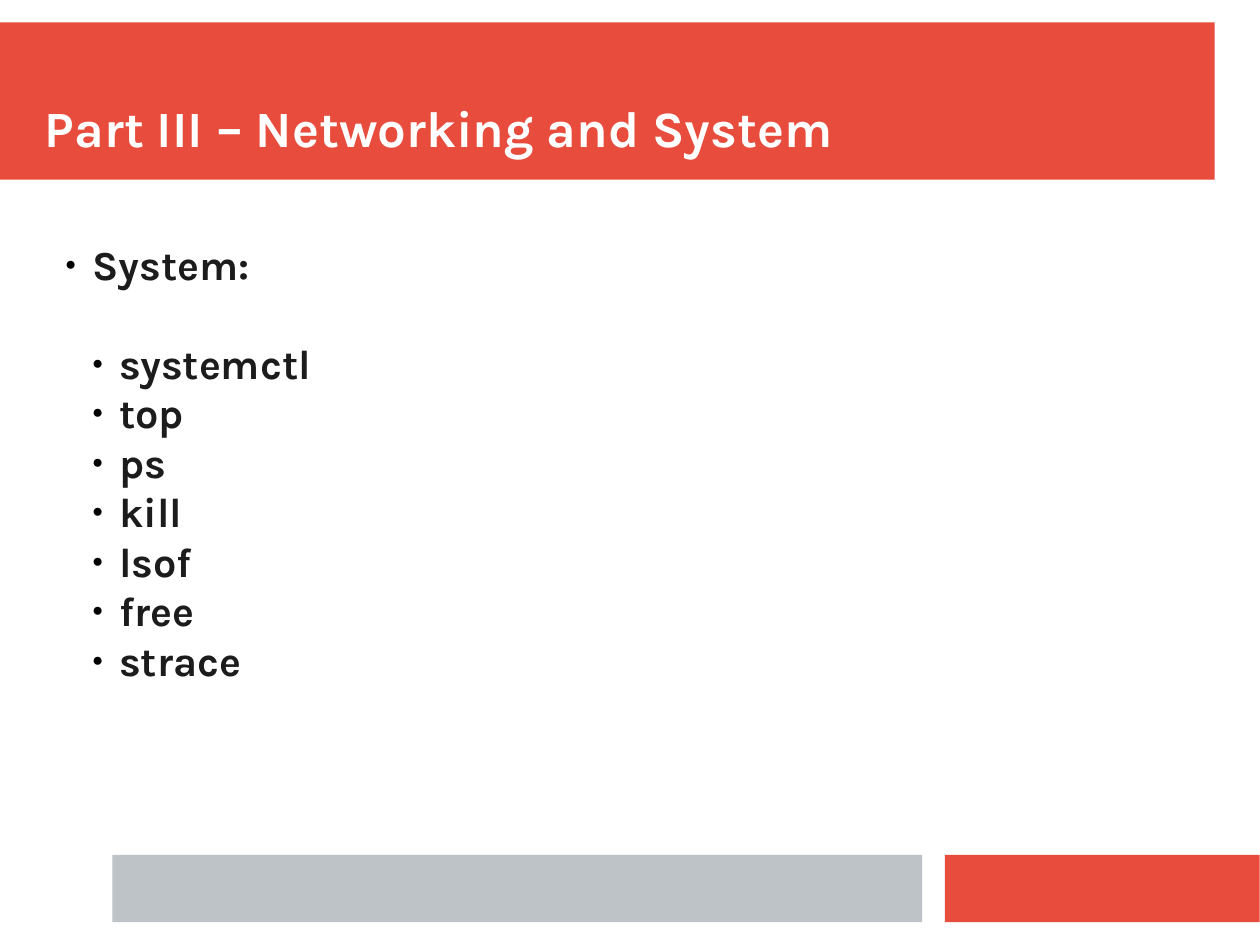
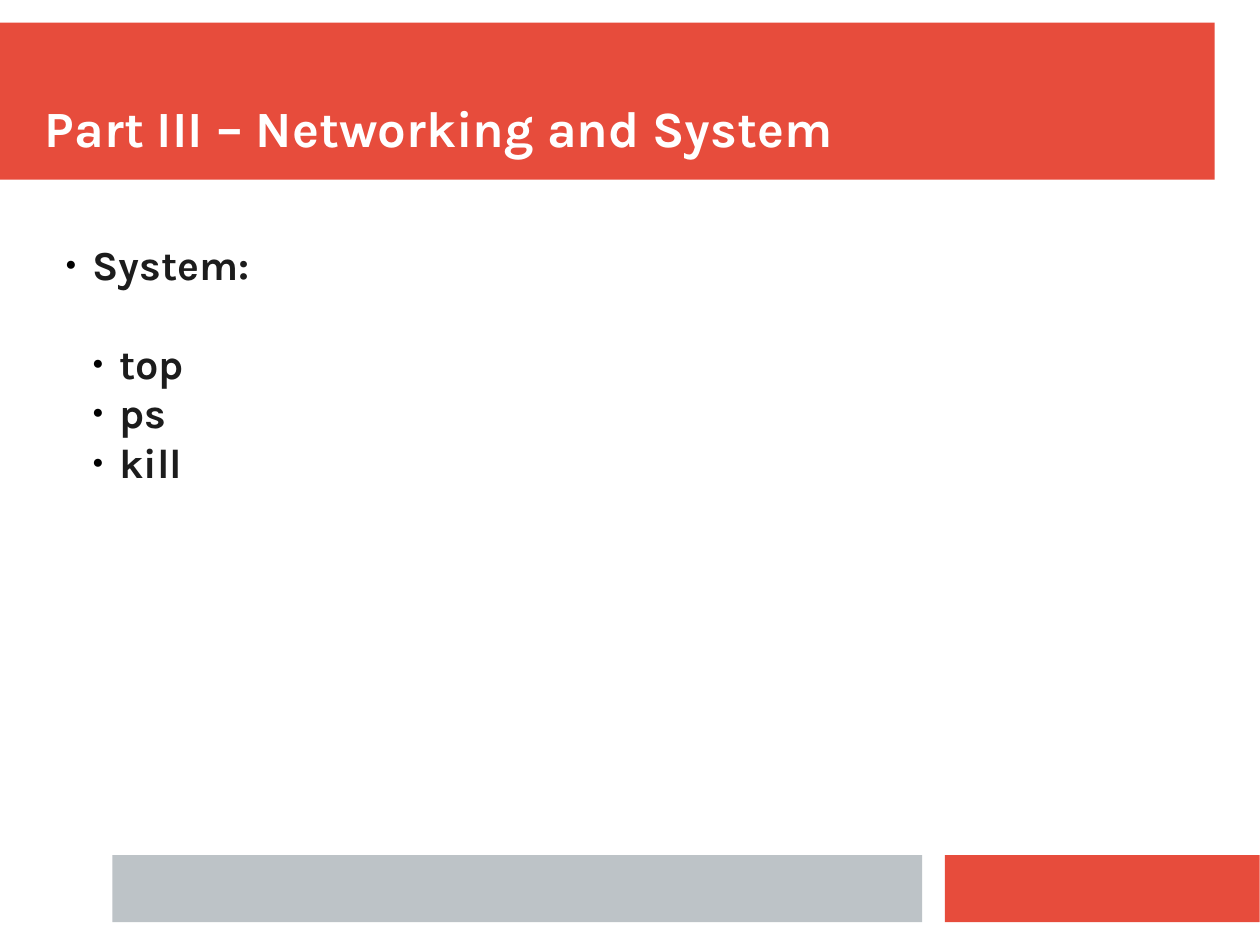
Before and after one commit to ianmiell/introduction-to-the-command-line, a slide deck: slide 18 of slides/introduction_to_the_command_line.pptx. Drawn at 1260x945 pixels with LibreOffice and Linux fonts; fonts in the diff are those of the drawing. Boxes give left, top, right and bottom in pixels: in the first picture for what was removed or moved away, otherwise in the second. Text is boxed around its words. In the diff, an @@ line names an element or a change of style, - is before the commit and + after.

```diff
--- a/slides/introduction_to_the_command_line.pptx
+++ b/slides/introduction_to_the_command_line.pptx
@@ text at [119, 350, 311, 390]: paragraph removed @@
-  ● systemctl
@@ text at [119, 548, 241, 677]: paragraphs removed @@
-  ● lsof
-  ● free
-  ● strace
```
Also in this commit, not shown: 3 other slides changed, 2 slides added, 2 slides removed, 1 other file.
